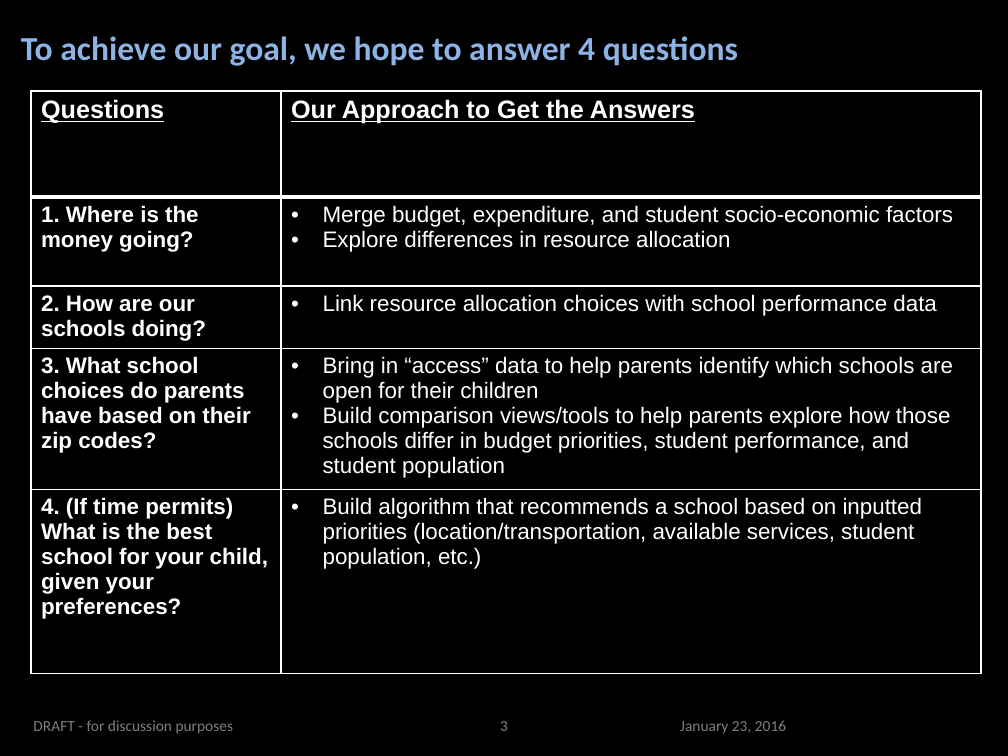
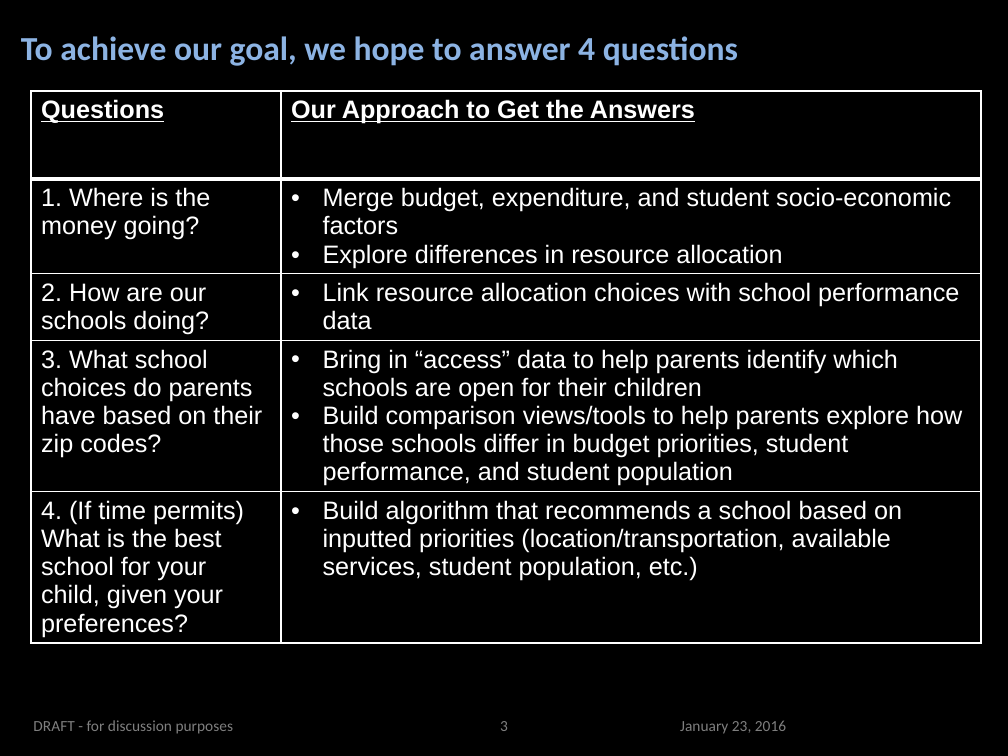
Before and after one commit to siruif/cs2project, a slide deck: slide 4 of Proposal/CAPP_CS Project Presentation_16-01-23.pptx. Drawn at 1008x756 pixels with LibreOffice and Linux fonts; fonts in the diff are those of the drawing; background and template pictures are left out. Boxes give left, top, right and bottom in pixels: in the first picture for what was removed or moved away, otherwise in the second. Text is boxed around its words. In the diff, an @@ line names an element or a change of style, - is before the commit and + after.

```diff
--- a/Proposal/CAPP_CS Project Presentation_16-01-23.pptx
+++ b/Proposal/CAPP_CS Project Presentation_16-01-23.pptx
@@ table at <box>31,91,981,672</box> @@
@@ size 16 to 18 pt @@
@@ bold off in "1. Where is the money going?", "2. How are our schools doing?", "3. What school choices do parents have ...", "4. (If time permits) What is the ..." @@
```
Also in this commit, not shown: 4 other slides changed.
